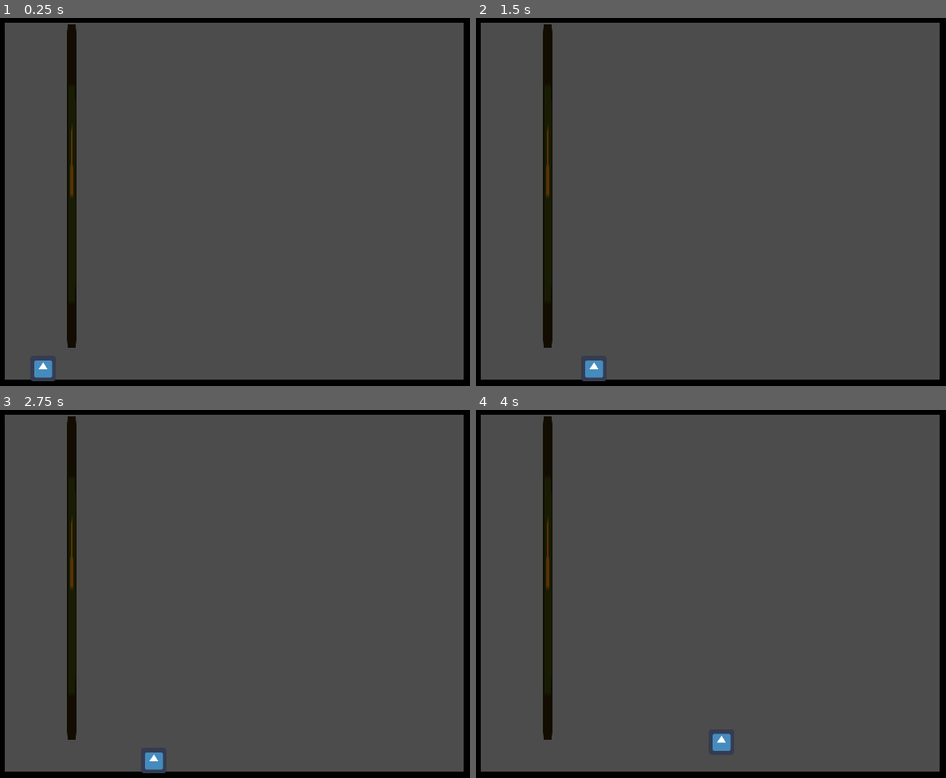
Above: before the commit, frames 1-4 (two rows, left to right).
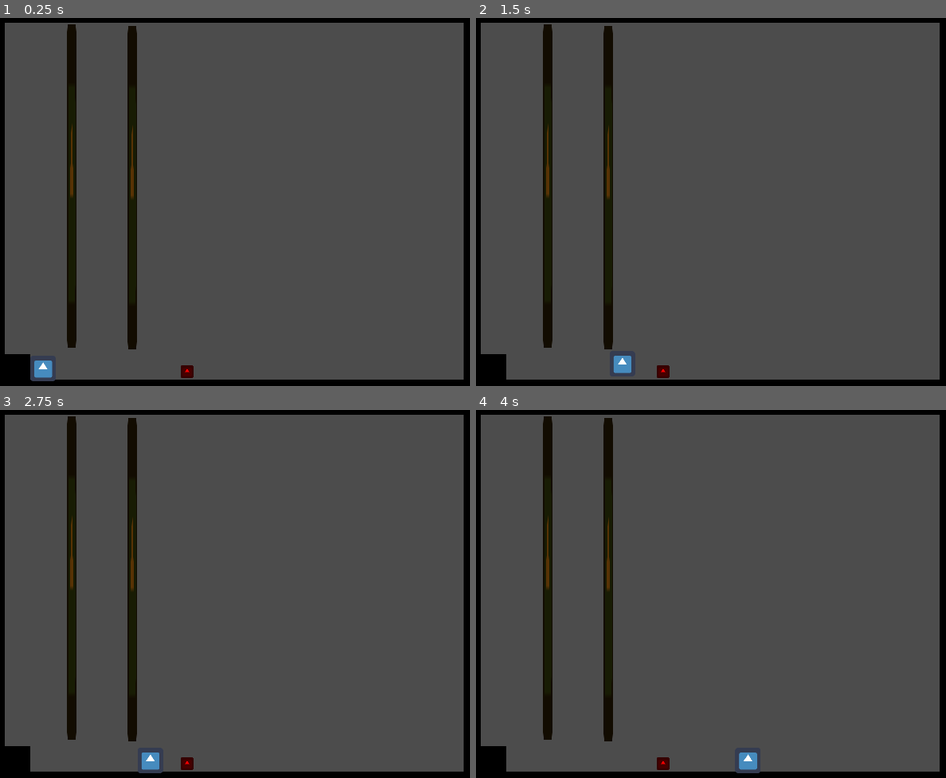
Above: after the commit, the same moments.

Repository: JUB-Yoush/ggj-2023
Game: Godot game, scene res://src/levels/Level0.tscn
Same seed, same stepped clock (60 frames per second), same inputs: the game is played once before the commit and once after it. The engine's default icon, where the game draws it, is replaced by a stand-in: a white triangle on a blue panel in a dark square.
Inputs:
- Up to frame 1 (0.25 s): no input
- Up to frame 2 (1.5 s): tap Enter (down, bound only before the commit) at 0.5 s; hold Right (right) from 0.53 s (still down); tap Z (jump) at 0.6, 0.77, 1.07, 1.35 s
- Up to frame 3 (2.75 s): tap Z (jump) at 1.52, 1.82, 2.1 s; release Right (right) at 2.03 s; hold Left (left) from 2.03 s (still down)
- Up to frame 4 (4 s): release Left (left) at 2.78 s; hold Right (right) from 2.78 s (still down); tap Z (jump) at 2.85, 3.02, 3.32, 3.6, 3.77 s

The runs differ from the first frame. In frame 1, 2.2% of the frame differs, in the area x 1-42%, y 2-99%; in frame 2, 2.6%; in frame 3, 2.4%; in frame 4, 2.6%, in the area x 1-61%, y 2-99%.
Error after the commit: Invalid call. Nonexistent function 'take_damage' in base 'KinematicBody2D (Player.gd)'. (res://src/enemies/Enemy.gd:27)

Commit message:
things

Diff:
--- a/project.godot
+++ b/project.godot
@@ -46,7 +46,7 @@
 }
 down={
 "deadzone": 0.5,
-"events": [ Object(InputEventKey,"resource_local_to_scene":false,"resource_name":"","device":0,"alt":false,"shift":false,"control":false,"meta":false,"command":false,"pressed":false,"scancode":16777221,"physical_scancode":0,"unicode":0,"echo":false,"script":null)
+"events": [ Object(InputEventKey,"resource_local_to_scene":false,"resource_name":"","device":0,"alt":false,"shift":false,"control":false,"meta":false,"command":false,"pressed":false,"scancode":16777234,"physical_scancode":0,"unicode":0,"echo":false,"script":null)
  ]
 }
 left={
--- /dev/null
+++ b/src/enemies/BoundingArea.tscn
@@ -0,0 +1,9 @@
+[gd_scene load_steps=2 format=2]
+
+[sub_resource type="RectangleShape2D" id=1]
+extents = Vector2( 1, 10 )
+
+[node name="BoundingArea" type="Area2D" groups=["bounding-area"]]
+
+[node name="CollisionShape2D" type="CollisionShape2D" parent="."]
+shape = SubResource( 1 )
--- /dev/null
+++ b/src/enemies/Enemy.gd
@@ -0,0 +1,44 @@
+extends KinematicBody2D
+
+onready var hitbox = $Hitbox
+onready var pDetector = $PDetector
+
+var velocity := Vector2.ZERO
+var dir := Vector2(1,0)
+var speed := 25.0
+var aggro_speed := 40
+var is_aggro := false
+
+# need to have predefined movement ranges
+# use invisible bounding boxes to determine the range they can move between
+# if they notice a gap, try to jump across
+# if they touch a root, start travleing on it (nearest path to player?)
+
+func _ready() -> void:
+    hitbox.connect("area_entered",self,"on_hitbox_entered")
+    pDetector.connect("area_entered",self,"on_pDetector_area_entered")
+
+func on_hitbox_entered(area:Area2D) -> void:
+    if area.is_in_group("bounding-area"):
+        flip_dir()
+    if area.is_in_group("rock"):
+        die()
+    if area.is_in_group("player"):
+        area.get_parent().take_damage()
+
+func on_pDetector_area_entered(area:Area2D):
+    if not is_aggro:
+        is_aggro = true
+
+func flip_dir():
+    #FLIP THE DIRECTION IT'S GOING
+    pass
+
+func die():
+    #die
+    pass
+
+func _physics_process(delta: float) -> void:
+    if not is_aggro:
+       velocity = dir * speed
+       velocity = move_and_slide(velocity)
--- /dev/null
+++ b/src/enemies/Enemy.tscn
@@ -0,0 +1,37 @@
+[gd_scene load_steps=6 format=2]
+
+[ext_resource path="res://icon.png" type="Texture" id=1]
+[ext_resource path="res://src/enemies/Enemy.gd" type="Script" id=2]
+
+[sub_resource type="RectangleShape2D" id=1]
+extents = Vector2( 4, 4 )
+
+[sub_resource type="RectangleShape2D" id=2]
+extents = Vector2( 6, 5 )
+
+[sub_resource type="RectangleShape2D" id=3]
+extents = Vector2( 9.5, 5 )
+
+[node name="Enemy" type="KinematicBody2D"]
+script = ExtResource( 2 )
+
+[node name="Sprite" type="Sprite" parent="."]
+modulate = Color( 1, 0, 0, 1 )
+scale = Vector2( 0.125, 0.125 )
+texture = ExtResource( 1 )
+
+[node name="CollisionShape2D" type="CollisionShape2D" parent="."]
+shape = SubResource( 1 )
+
+[node name="Hitbox" type="Area2D" parent="."]
+
+[node name="Sprite" type="Sprite" parent="Hitbox"]
+
+[node name="CollisionShape2D" type="CollisionShape2D" parent="Hitbox"]
+shape = SubResource( 2 )
+
+[node name="PDetector" type="Area2D" parent="."]
+
+[node name="CollisionShape2D" type="CollisionShape2D" parent="PDetector"]
+position = Vector2( 15, 0 )
+shape = SubResource( 3 )
--- a/src/levels/Level0.tscn
+++ b/src/levels/Level0.tscn
@@ -1,8 +1,10 @@
-[gd_scene load_steps=6 format=2]
+[gd_scene load_steps=8 format=2]
 
 [ext_resource path="res://icon.png" type="Texture" id=1]
 [ext_resource path="res://src/player/Player.tscn" type="PackedScene" id=2]
 [ext_resource path="res://src/lvl-elements/Root.tscn" type="PackedScene" id=3]
+[ext_resource path="res://src/enemies/Enemy.tscn" type="PackedScene" id=4]
+[ext_resource path="res://src/enemies/BoundingArea.tscn" type="PackedScene" id=5]
 
 [sub_resource type="ConvexPolygonShape2D" id=1]
 points = PoolVector2Array( 0, 0, 16, 0, 16, 16, 0, 16 )
@@ -37,7 +39,7 @@
 tile_set = SubResource( 2 )
 cell_size = Vector2( 16, 16 )
 format = 1
-tile_data = PoolIntArray( 0, 0, 0, 1, 0, 0, 2, 0, 0, 3, 0, 0 …(496 unchanged characters)… , 0, 0, 851987, 0, 0, 917504, 0, 0, 917523, 0, 0, 983040, 0, 0, 983041, 0, 0, 98 …(850 unchanged characters)…
+tile_data = PoolIntArray( 0, 0, 0, 1, 0, 0, 2, 0, 0, 3, 0, 0 …(496 unchanged characters)… , 0, 0, 851987, 0, 0, 917504, 0, 0, 917505, 0, 0, 917523, 0, 0, 983040, 0, 0, 983041, 0, 0, 98 …(850 unchanged characters)…
 
 [node name="Root" parent="." instance=ExtResource( 3 )]
 position = Vector2( 58, 175 )
@@ -49,7 +51,27 @@
 [node name="CollisionShape2D" parent="Root" index="1"]
 position = Vector2( 0, -57.5 )
 
+[node name="Root2" parent="." instance=ExtResource( 3 )]
+position = Vector2( 96, 176 )
+
+[node name="Sprite" parent="Root2" index="0"]
+position = Vector2( 0, -56.5 )
+scale = Vector2( 0.1, 3.17187 )
+
+[node name="CollisionShape2D" parent="Root2" index="1"]
+position = Vector2( 0, -57.5 )
+
 [node name="Player" parent="." instance=ExtResource( 2 )]
 position = Vector2( 40, 232 )
 
+[node name="BoundingArea" parent="." instance=ExtResource( 5 )]
+position = Vector2( 205, 230 )
+
+[node name="BoundingArea2" parent="." instance=ExtResource( 5 )]
+position = Vector2( 92, 231 )
+
+[node name="Enemy" parent="." instance=ExtResource( 4 )]
+position = Vector2( 130, 235 )
+
 [editable path="Root"]
+[editable path="Root2"]
--- /dev/null
+++ b/src/lvl-elements/Rock.tscn
@@ -0,0 +1,10 @@
+[gd_scene load_steps=2 format=2]
+
+[ext_resource path="res://icon.png" type="Texture" id=1]
+
+[node name="Rock" type="Area2D"]
+
+[node name="Sprite" type="Sprite" parent="."]
+texture = ExtResource( 1 )
+
+[node name="CollisionShape2D" type="CollisionShape2D" parent="."]
--- a/src/player/Player.gd
+++ b/src/player/Player.gd
@@ -6,9 +6,11 @@
 var speed:= 50.0
 var velocity:= Vector2.ZERO
 var input_vector := Vector2.ZERO
-var jump_speed:= -80.0
-var gravity := 200
-
+var jump_speed:= -90.0
+var jump_drift := 20.0
+var gravity := 200.0
+var climb_speed:= 70.0
+var root_jump_vector = Vector2(150,10)
 var touching_root := false
 
 enum States {
@@ -20,7 +22,6 @@
 
 func _ready() -> void:
     hitbox.connect("area_entered",self,"on_hitbox_area_entered")
-    print('game on')
 
 
 
@@ -32,6 +33,8 @@
         States.IN_AIR:
             state_in_air(delta)
         States.CLIMBING:
+        # reset velo as approaching root
+            velocity.x = 0
             state_climbing(delta)
 
 func change_state(new_state):
@@ -47,13 +50,14 @@
 
 func state_on_ground(delta) -> void:
     get_input()
+    jump()
     climb()
     velocity.x = input_vector.x * speed
     velocity.y += gravity * delta
 
     velocity = move_and_slide(velocity, Vector2.UP)
 
-    if Input.is_action_just_pressed("jump") and is_on_floor():
+    if Input.is_action_just_pressed("jump"):
         velocity.y = jump_speed
         change_state(States.IN_AIR)
 
@@ -61,7 +65,9 @@
     get_input()
     climb()
     velocity.y += gravity * delta
-    velocity = move_and_slide(velocity, Vector2.UP)
+    var horizontal_influence := input_vector.x * jump_drift
+    move_and_slide(Vector2(velocity.x + horizontal_influence, velocity.y)
+, Vector2.UP)
 
     if is_on_floor():
         change_state(States.ON_GROUND)
@@ -69,6 +75,14 @@
 
 func state_climbing(delta) -> void:
     get_input()
+    jump()
+    velocity.y = input_vector.y * climb_speed
+    velocity = move_and_slide(velocity)
+    if not touching_root:
+        change_state(States.IN_AIR)
+
+
+
 
 # ------------------------ STATE COMPONENTS ------------------------------------
 
@@ -76,10 +90,18 @@
     input_vector = Input.get_vector("left","right","up","down")
 
 func climb() -> void:
-    if touching_root and input_vector.y < 0:
+    if touching_root and input_vector.y == -1:
         change_state(States.CLIMBING)
 
+func jump() -> void:
+    if Input.is_action_just_pressed("jump"):
+        if _state == States.CLIMBING:
+             velocity.y = root_jump_vector.y
+             velocity.x = root_jump_vector.x * input_vector.x
+        else:
+            velocity.y = jump_speed
+        change_state(States.IN_AIR)
 
 # ------ async methods (collisions and such)-----
 func on_hitbox_area_entered(area:Area2D):
-    print('bongus')
+    pass
